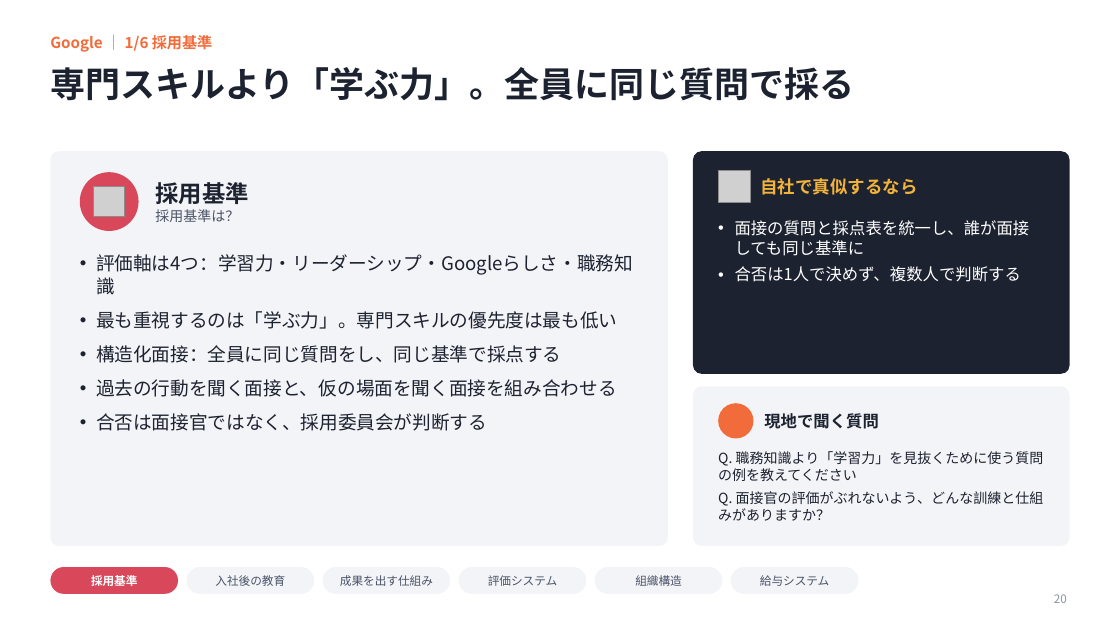
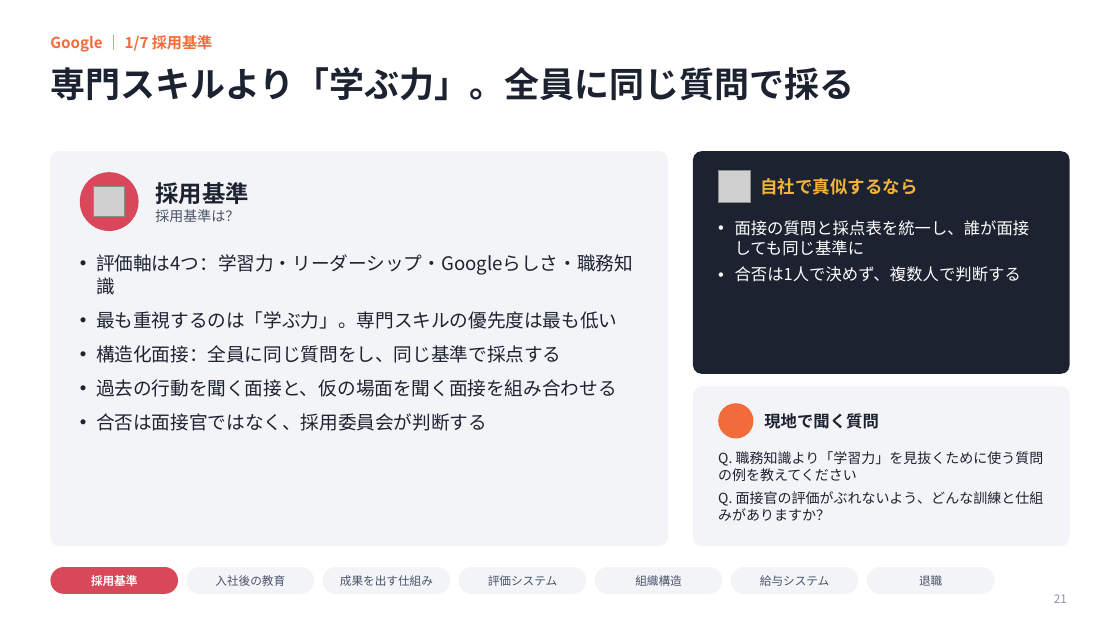
Before and after one commit to ktarpt-spec/-, a slide deck: slide 21 of シリコンバレー企業見学_まとめ_2026年10月.pptx (slide 20 before the commit). Drawn at 1120x630 pixels with LibreOffice and Linux fonts; fonts in the diff are those of the drawing; grey boxes stand for pictures; background and template pictures are left out. Boxes give left, top, right and bottom in pixels: in the first picture for what was removed or moved away, otherwise in the second. Text is boxed around its words. In the diff, an @@ line names an element or a change of style, - is before the commit and + after.

```diff
--- a/シリコンバレー企業見学_まとめ_2026年10月.pptx
+++ b/シリコンバレー企業見学_まとめ_2026年10月.pptx
@@ text at [50, 35, 213, 52]: text changed @@
-Google ｜ 1/6 採用基準
+Google ｜ 1/7 採用基準
@@ rounded rectangle added at [867, 567, 995, 594], fill #F3F4F7 @@
@@ text added at [919, 575, 942, 586], 10 pt, text #4A5368 @@
+退職
@@ page number at [1054, 594, 1067, 603]: text changed @@
-20
+21
```
Also in this commit, not shown: 17 other slides changed, 3 slides added.
